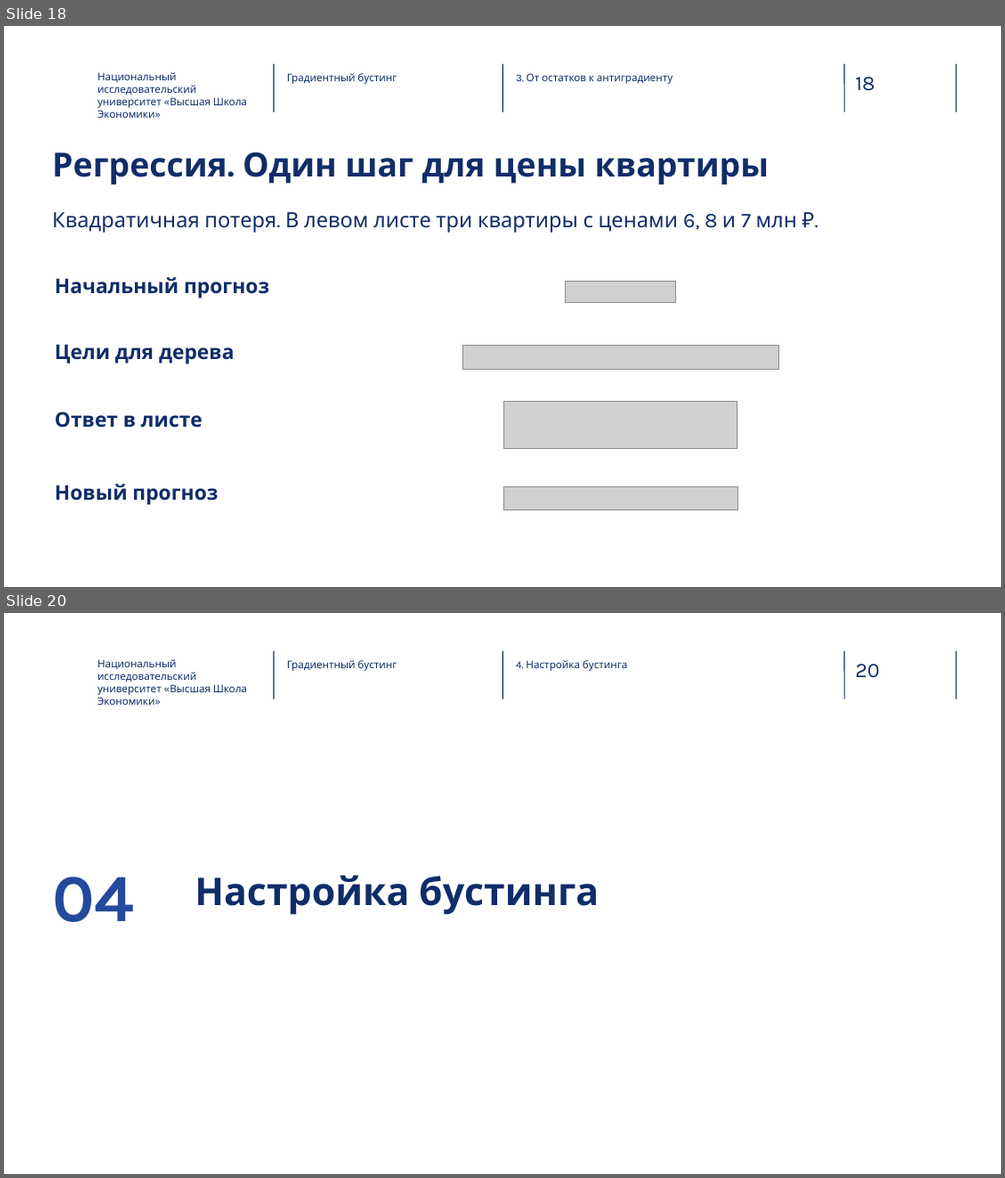
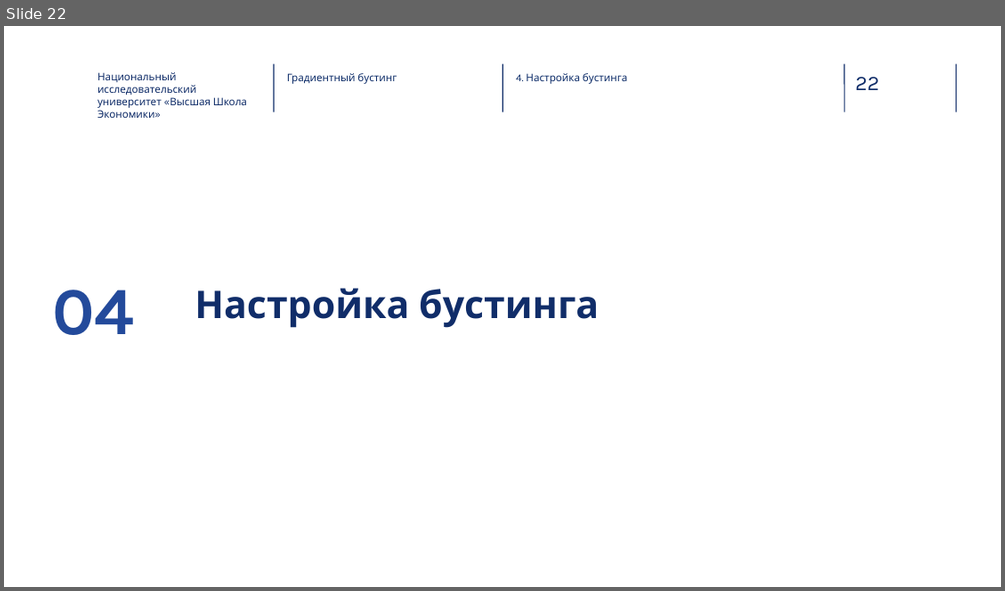
Before and after one commit to RAVasiliev/ML-FTiAD-2026, a slide deck: week09/source/lecture09.pptx. Shown one above the other, each under a label of ours: slides 18 and 20 before the commit, slide 22 after it; the slides between them are not shown. The pictures are 1005x1178 and 1005x591 pixels, drawn with LibreOffice and Linux fonts; fonts in the diff are those of the drawing; grey boxes stand for pictures; background and template pictures are left out. Boxes give left, top, right and bottom in pixels: in the first picture for what was removed or moved away, otherwise in the second. Text is boxed around its words. In the diff, an @@ line names an element or a change of style, - is before the commit and + after.

Commit message:
Обновить PowerPoint лекции о бустинге

```diff
--- a/week09/source/lecture09.pptx
+++ b/week09/source/lecture09.pptx
@@ slide 18 removed at <box>4,26,1001,587</box>, background picture (left out); not listed: 5 template elements that a slide beside it also shows @@
@@ text removed at <box>97,72,247,118</box> @@
-Национальный исследовательский университет «Высшая Школа Экономики»
@@ text removed at <box>287,73,396,84</box> @@
-Градиентный бустинг
@@ text removed at <box>516,73,672,84</box> @@
-3. От остатков к антиградиенту
@@ title removed at <box>52,152,769,184</box> @@
-Регрессия. Один шаг для цены квартиры
@@ text removed at <box>52,212,797,232</box> @@
-Квадратичная потеря. В левом листе три квартиры с ценами 6, 8 и 7 млн ₽.
@@ text removed at <box>55,277,269,298</box> @@
-Начальный прогноз
@@ picture removed at <box>566,281,676,302</box> @@
@@ text removed at <box>55,344,235,364</box> @@
-Цели для дерева
@@ picture removed at <box>462,346,778,369</box> @@
@@ text removed at <box>55,411,202,427</box> @@
-Ответ в листе
@@ picture removed at <box>504,401,737,449</box> @@
@@ text removed at <box>55,483,218,505</box> @@
-Новый прогноз
@@ picture removed at <box>503,487,737,510</box> @@
@@ what was slide 20 is now slide 22 @@
@@ page number at <box>855,77,879,90</box>: text changed @@
-20
+22
```
Also in this commit, not shown: 2 slides changed, 5 slides added, 2 other slides removed.
